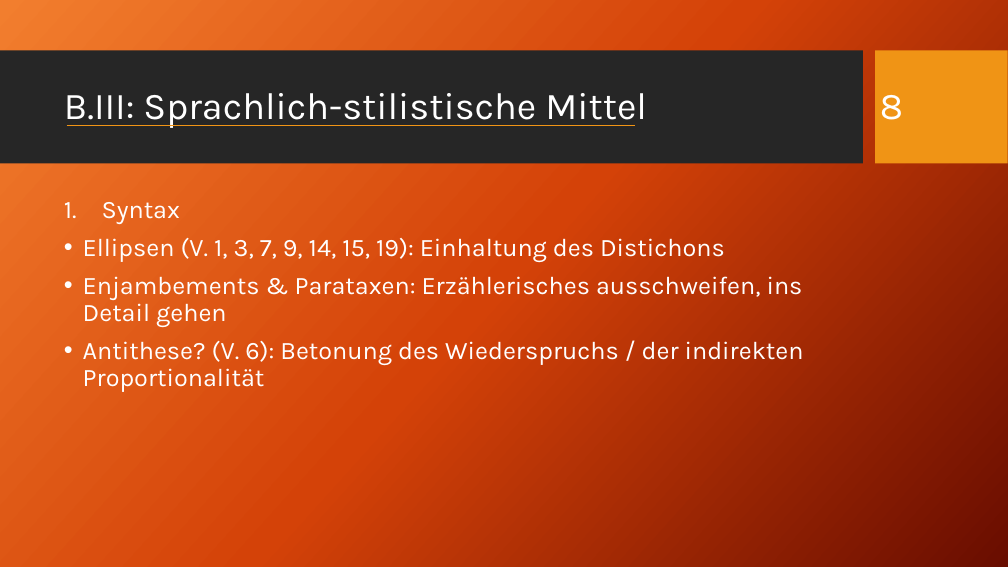
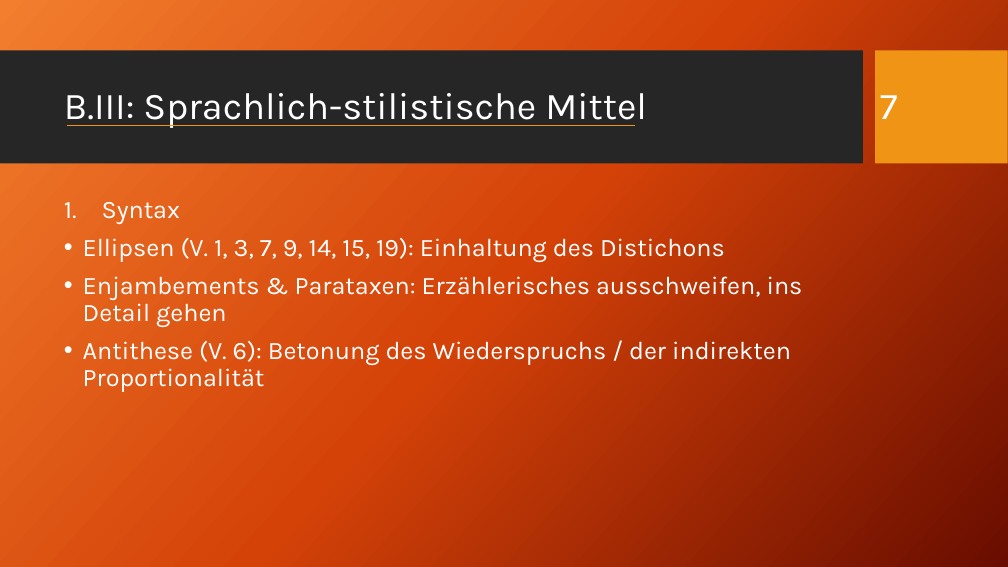
Before and after one commit to akb1154/REF-D-CG-6N, a slide deck: slide 7 of pptx/Goethe - Römische Elegien V.pptx (slide 8 before the commit). Drawn at 1008x567 pixels with LibreOffice and Linux fonts; fonts in the diff are those of the drawing; background and template pictures are left out. Boxes give left, top, right and bottom in pixels: in the first picture for what was removed or moved away, otherwise in the second. Text is boxed around its words. In the diff, an @@ line names an element or a change of style, - is before the commit and + after.

```diff
--- a/pptx/Goethe - Römische Elegien V.pptx
+++ b/pptx/Goethe - Römische Elegien V.pptx
@@ title at (64,93,898,128): text changed @@
-B.III: Sprachlich-stilistische Mittel 8
+B.III: Sprachlich-stilistische Mittel 7
@@ text at (83,341,791,392): text changed @@
-• Antithese? (V. 6): Betonung des Wiederspruchs / der indirekten Proportionalität
+• Antithese (V. 6): Betonung des Wiederspruchs / der indirekten Proportionalität
```
Also in this commit, not shown: 9 other slides changed, 1 slide removed, 5 other files.
